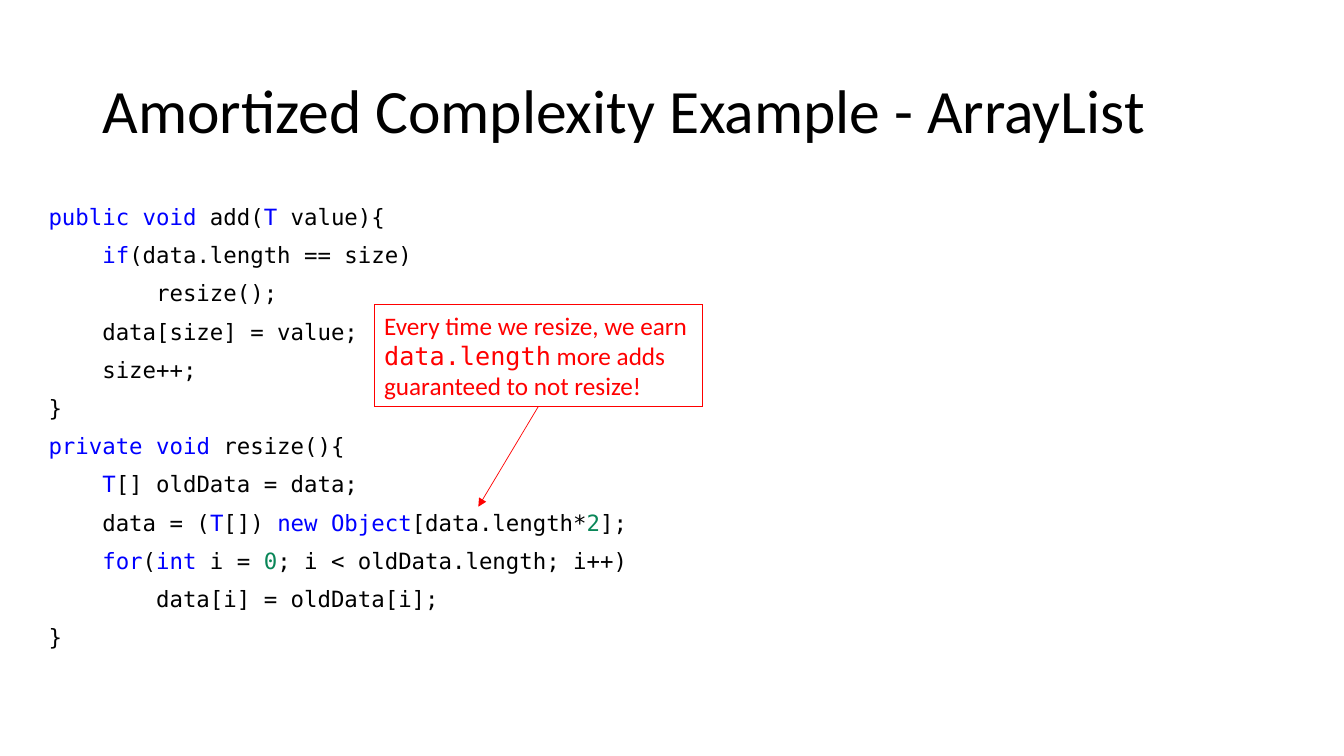
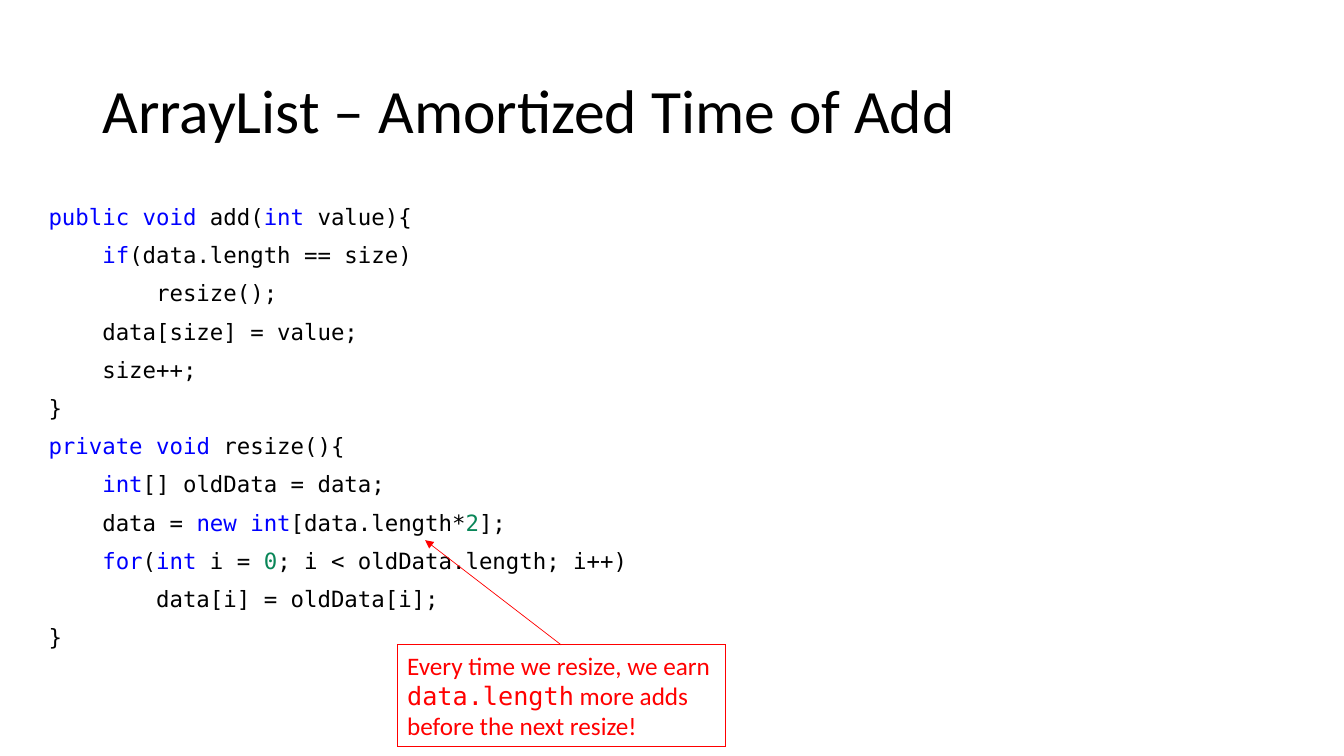
Before and after one commit to natebrunelle/cse332, a slide deck: slide 12 of markdown/files/slides/lecture3_analysis2.pptx. Drawn at 1344x756 pixels with LibreOffice and Linux fonts; fonts in the diff are those of the drawing; grey boxes stand for pictures. Boxes give left, top, right and bottom in pixels: in the first picture for what was removed or moved away, otherwise in the second. Text is boxed around its words. In the diff, an @@ line names an element or a change of style, - is before the commit and + after.

```diff
--- a/markdown/files/slides/lecture3_analysis2.pptx
+++ b/markdown/files/slides/lecture3_analysis2.pptx
@@ title at (102,90,954,143): text changed @@
-Amortized Complexity Example - ArrayList
+ArrayList – Amortized Time of Add
@@ text at (49,208,412,230): text changed @@
-public void add(T value){
+public void add(int value){
@@ text at (49,437,627,610): highlight none to #FFFFFF in "private void resize(){", "for(int i = 0; i < oldData.length; ...", "data[i] = oldData[i];", "}" @@
@@ text at (102,475,506,536): text changed @@
-T[] oldData = data;
-data = (T[]) new Object[data.length*2];
+int[] oldData = data;
+data = new int[data.length*2];
@@ arrow moved from (538, 407) - (479, 507) to (562, 645) - (425, 540) @@
@@ rectangle "Every time we resize, we ...": place and size @@
-rectangle "Every time we resize, we ..." at (374,306,702,407)
+rectangle "Every time we resize, we ..." at (397,645,725,747)
@@ text in rectangle at (407,657,710,736): text changed @@
-Every time we resize, we earn data.length more adds guaranteed to not resize!
+Every time we resize, we earn data.length more adds before the next resize!
```
Also in this commit, not shown: 14 other slides changed, 5 slides added, 2 slides removed, 8 other files.
